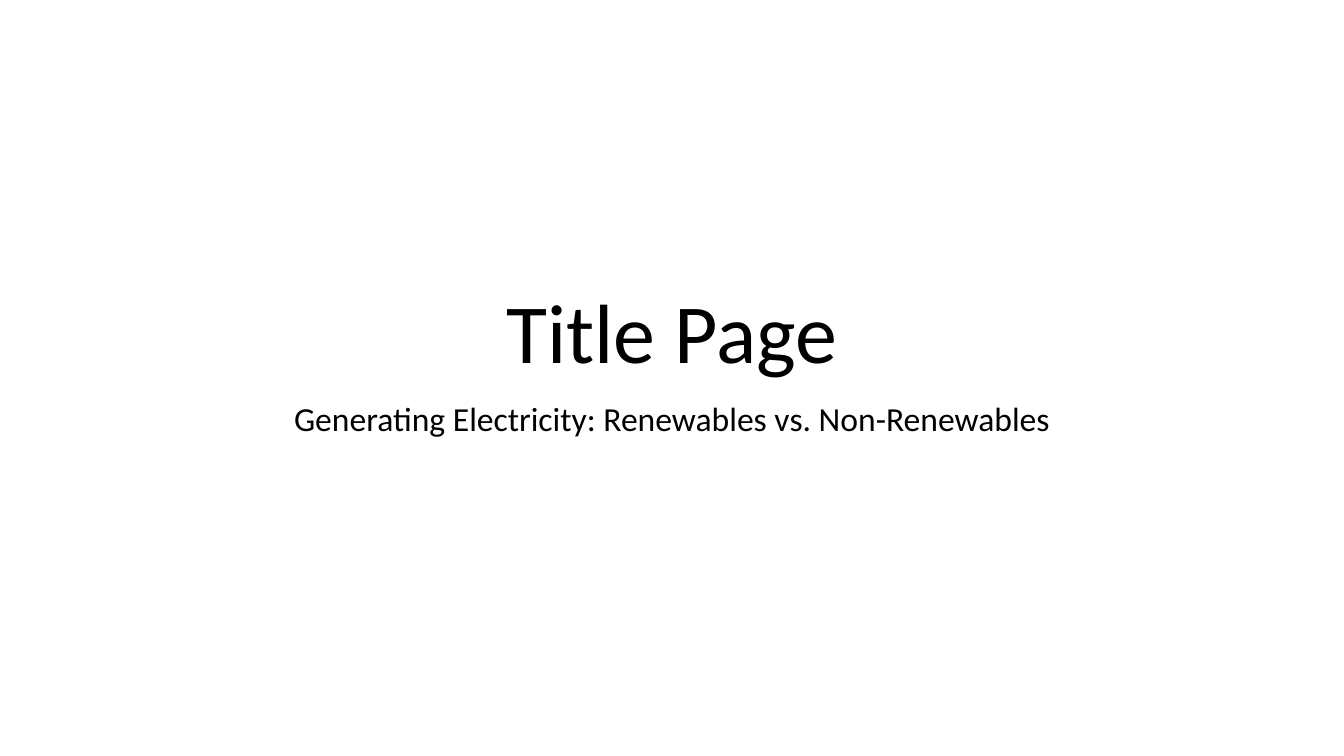
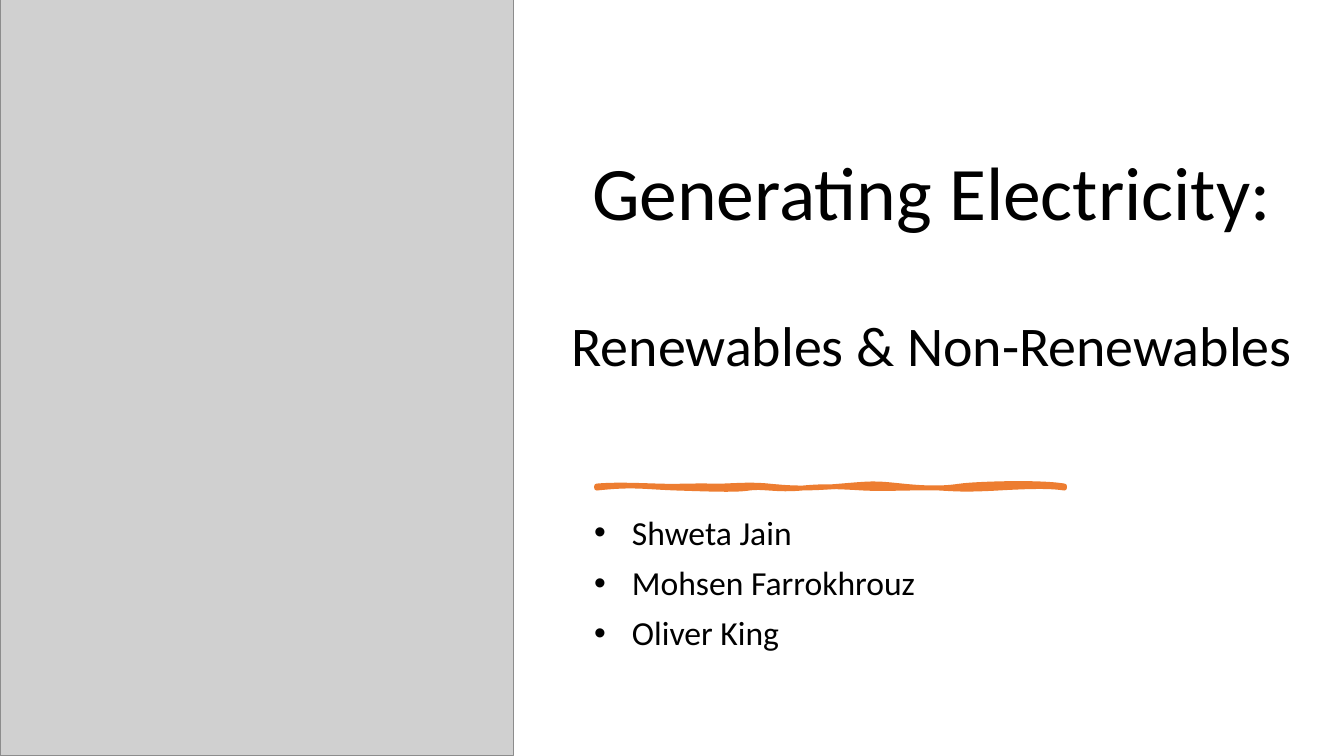
Before and after one commit to shwetajain1022/Project-4, a slide deck: slide 1 of Presentation/Proj4_presentation.pptx. Drawn at 1344x756 pixels with LibreOffice and Linux fonts; fonts in the diff are those of the drawing; grey boxes stand for pictures. Boxes give left, top, right and bottom in pixels: in the first picture for what was removed or moved away, otherwise in the second. Text is boxed around its words. In the diff, an @@ line names an element or a change of style, - is before the commit and + after.

```diff
--- a/Presentation/Proj4_presentation.pptx
+++ b/Presentation/Proj4_presentation.pptx
@@ picture added at bbox=[0, 0, 513, 756] @@
@@ title "Generating Electricity: Renewables & Non-Renewables" at bbox=[572, 167, 1291, 367]: vertical alignment top to middle @@
@@ title at bbox=[572, 167, 1291, 367]: text changed; size 24 to 40 pt @@
-Generating Electricity: Renewables vs. Non-Renewables
+Generating Electricity:
+Renewables & Non-Renewables
@@ title removed at bbox=[507, 304, 837, 378] @@
-Title Page
@@ freeform shape added at bbox=[597, 486, 1065, 488], fill #ED7D31, outline #ED7D31 3.5 pt @@
@@ subtitle added at bbox=[632, 521, 915, 651], 24 pt, text #000000 @@
+• Shweta Jain
+• Mohsen Farrokhrouz
+• Oliver King
```
Also in this commit, not shown: 2 other slides changed, 5 slides added, 2 other files.
